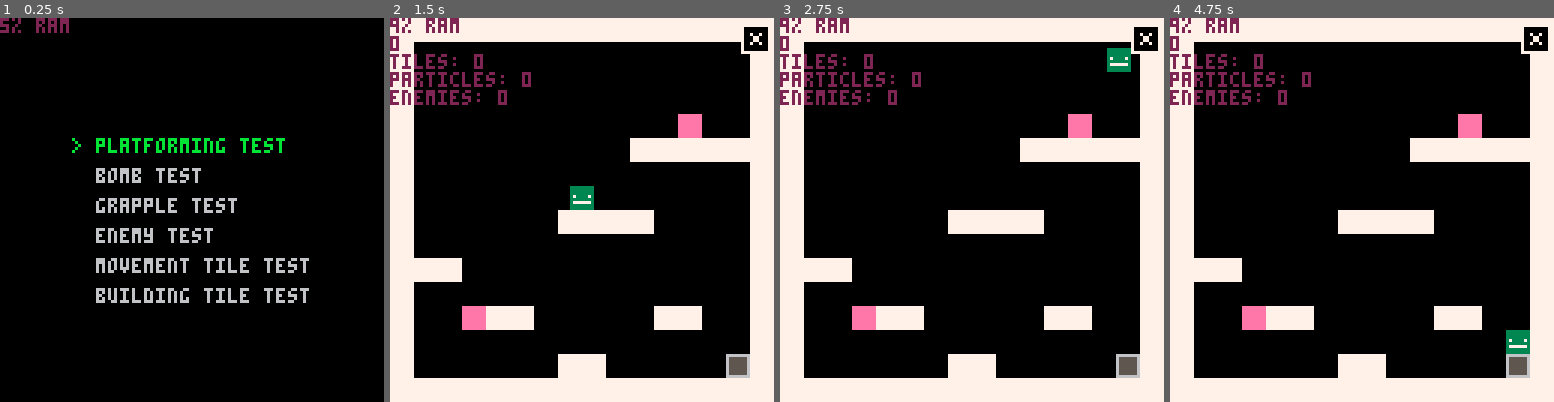
Above: before the commit, frames 1-4 (left to right).
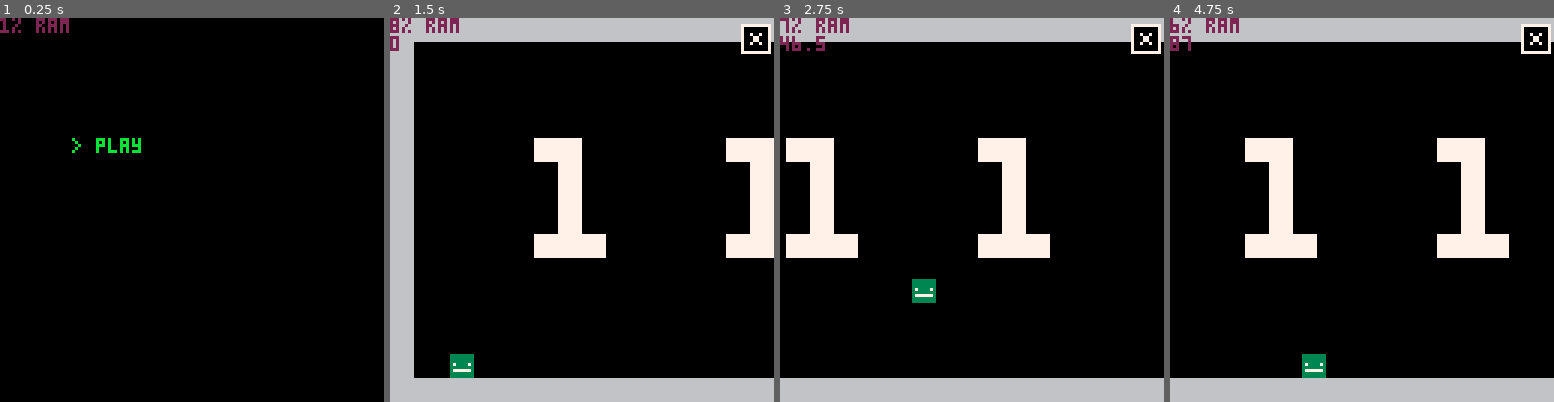
Above: after the commit, the same moments.

Repository: Bakawy/Pico_Games
Game: PICO-8 cartridge jump_game.p8
Two runs of this game, one before a commit and one after it. Both use one fixed random seed, a clock stepped at 60 frames per second and the inputs below.
Inputs:
- Up to frame 1 (0.25 s): no input
- Up to frame 2 (1.5 s): tap X (X key) at 0.33, 1.07 s; tap O (Z key) at 0.7 s
- Up to frame 3 (2.75 s): hold Right 1.6-2.1 s; tap O (Z key) at 1.7, 2.1, 2.5 s; tap X (X key) at 1.85 s; hold Up 2.15-2.42 s; hold Right from 2.47 s (still down)
- Up to frame 4 (4.75 s): tap O (Z key) every 0.4 s from 2.9 to 4.5 s; tap X (X key) at 2.97, 4.08 s; release Right at 3.03 s; hold Left 3.08-3.58 s; hold Down 3.63-3.97 s; hold Right 4.02-4.68 s; hold Up from 4.73 s (still down)

The runs differ from the first frame. In frame 1, 4.1% of the frame differs, in the area x 0-81%, y 0-75%; in frame 2, 32%; in frame 3, 36%; in frame 4, 37%, in the area x 0-100%, y 0-100%.

Commit message:
added level generation

Diff:
--- a/jump_game.p8
+++ b/jump_game.p8
@@ -9,7 +9,7 @@
 3 - floating
 Game States
 0 - main menu
-1 - game
+1 - game⬆️
 ]]
 #include scripts/jump_game/helper.lua
 #include scripts/jump_game/game.lua
@@ -208,8 +208,16 @@
 
 
 
+…(8 lines of a section not shown)…
 __gff__
-000000000000000000000000000000000303030303030303030303000000000000000000000000000000000000000000090d0c0d00000000000000000000000000000000000000000000000000000000000000000000000000000000000000000300000000000000000000000000000000000000000000000000000000000000
+000000000000000000000000000000000303030303030303030303000000000000000000000000000000000000000000090d0c0d10101010000000000000000000000000000000000000000000000000000000000000000000000000000000000300000000000000000000000000000000000000000000000000000000000000
 0000000000000000000000000000000000000000000000000000000000000000000000000000000000000000000000000000000000000000000000000000000000000000000000000000000000000000000000000000000000000000000000000000000000000000000000000000000000000000000000000000000000000000
 __map__
 0000000000000000000000000000000000000000000000000000000000000000000000000000000000000000000000000000000000000000000000000000000000000000000000000000000000000000000000000000000000000000000000000000000000000000000000000000000000000000000000000000000000000000
@@ -228,19 +236,19 @@
 0000000000000000000000000000000000000000000000000000000000000000000000000000000000000000000000000000000000000000000000000000000000000000000000000000000000000000000000000000000000000000000000000000000000000000000000000000000000000000000000000000000000000000
 0000000000000000000000000000000000000000000000000000000000000000000000000000000000000000000000000000000000000000000000000000000000000000000000000000000000000000000000000000000000000000000000000000000000000000000000000000000000000000000000000000000000000000
 0000000000000000000000000000000000000000000000000000000000000000000000000000000000000000000000000000000000000000000000000000000000000000000000000000000000000000000000000000000000000000000000000000000000000000000000000000000000000000000000000000000000000000
-3030303030303030303030303030303031313131313131313131313131313131303030303030303030303030303030303030303030303030303030303030303030303030303030303030303030303030303030303030303030303030303030300000000000000000000000000000000000000000000000000000000000000000
-3000000000000000000000000000003031000000000000000000000000000031300000000000000000000000000000303000000000000000000000000000003030000000000000000000000000000030300000000000000000000000000000300000000000000000000000000000000000000000000000000000000000000000
-3000000000000000000000000000003031000000000000000000000000000031300000000000000000000000000000303000000000000000000000000000003030000000000000000000000000000030300000000000000000000000000000300000000000000000000000000000000000000000000000000000000000000000
-3000000000000000000000000000003031000000000000000000000000000031300000000000000000000000000000303000000000000000000000000000003030000000000000000000000000000030300000000000000000000000000000300000000000000000000000000000000000000000000000000000000000000000
-3000000000000000000000001000003031000000000000000000000000000031300000000000000000000000000000303000000000000000000000000000003030000000000000000000000000000030300000000000000000000000000000300000000000000000000000000000000000000000000000000000000000000000
-3000000000000000000030303030303031000000000000000000000000000031300000000000000000000000000000303000000000000000000000000000003030000000000000000000000000000030300000000000000000000000000000300000000000000000000000000000000000000000000000000000000000000000
-3000000000000000000000000000003031000000000000000000000000000031300000000000000000000000000000303000000000000000000000000000003030000000000000000000000000000030300000000000000000000000000000300000000000000000000000000000000000000000000000000000000000000000
-3000000000000000000000000000003031000000000000000000000000003031300000000000000000000000000000303000000000000000000000000000003030000000000000000000000000000030300000000000000400000000000000300000000000000000000000000000000000000000000000000000000000000000
-3000000000000030303030000000003031000000000000000000000000303031300000000000000000000000000000303000000000000000000000000000003030000000000000000000000000000030300000000000000000000000000000300000000000000000000000000000000000000000000000000000000000000000
-3000000000000000000000000000003031000000000000000000000030303031300000000000000000000000000000303000000000000000000000000000003030000000000000000000000000000030300000000000000000000000000000300000000000000000000000000000000000000000000000000000000000000000
-3030300000000000000000000000003031000000000000000000003030303031300000000000000000000000000000303000000000000000000000500000003030000000000000000000000000000030300000000000000000000000000000300000000000000000000000000000000000000000000000000000000000000000
-3000000000000000000000000000003031111100000000000030303030303031300000000000000000000000000000303016000000000000000030303030303030000000000000000000000000000030300000000000000000000000000000300000000000000000000000000000000000000000000000000000000000000000
-300000103030000000000030300000303111111800000000303030303030303130000000000000000000000000000030301619000000000000000000000000303010000000000000000000000000003030101a000000000000000000000000300000000000000000000000000000000000000000000000000000000000000000
-3000000000000000000000000000003031111111000030303030303030303031301212000000000000000000000000303010100000000000000000000000003030131300000000000000000000000030301414000000000000000000000000300000000000000000000000000000000000000000000000000000000000000000
-3000000000000030300000000000143031111111003030303030303030303031301212000000000000000000000000303010100000000000000000000050003030131300000000000000000000151830301014170000000000000000000000300000000000000000000000000000000000000000000000000000000000000000
-3030303030303030303030303030303031313131313131313131313131313131303030303030303030303030303030303131313131313131313131313131313130303030303030303030303030303030303030303030303030303030303030300000000000000000000000000000000000000000000000000000000000000000
+3131313131313131313131313131313131313131313131313131313131313131313131313131313131313131313131313131313131000000000000000000000000000000000000000000000000000000000000000000000000000000000000000000000000000000000000000000000000000000000000000000000000000000
+0000000000000031310000000000000000000000000000313100000000000000000000000000000000000000000000000000000000000000000000000000000000000000000000000000000000000000000000000000000000000000000000000000000000000000000000000000000000000000000000000000000000000000
+0000000000000031310000000000000000000000000000313100000000000000000000000000000000000000000000000000000000000000000000000000000000000000000000000000000000000000000000000000000000000000000000000000000000000000000000000000000000000000000000000000000000000000
+0000000000000031313030003000300030303000303030313100000000000000000000000000000000000000000000000000000000000000000000000000000000000000000000000000000000000000000000000000000000000000000000000000000000000000000000000000000000000000000000000000000000000000
+0000000000000031313000003000300030003000300030313100000000000000000000000000000000000000000000000000000000000000000000000000000000000000000000000000000000000000000000000000000000000000000000000000000000000000000000000000000000000000000000000000000000000000
+0000000000000031313030003030300030003000303030313100000000000030300000000000003030300000000000000030303000000000000000000000000000000000000000000000000000000000000000000000000000000000000000000000000000000000000000000000000000000000000000000000000000000000
+0000000000000031310030003000300030003000300000313100000000000000300000000000000000300000000000000000003000000000000000000000000000000000000000000000000000000000000000000000000000000000000000000000000000000000000000000000000000000000000000000000000000000000
+0000000000000031313030003000300030303000300000313100000000000000300000000000003030300000000000000030303000000000000000000000000000000000000000000000000000000000000000000000000000000000000000000000000000000000000000000000000000000000000000000000000000000000
+0000000000000031310000000000000000000000000000313100000000000000300000000000003000000000000000000000003000000000000000000000000000000000000000000000000000000000000000000000000000000000000000000000000000000000000000000000000000000000000000000000000000000000
+0000000000000031310000000000000000000000000000313100000000000030303000000000003030300000000000000030303000000000000000000000000000000000000000000000000000000000000000000000000000000000000000000000000000000000000000000000000000000000000000000000000000000000
+0000000000000031310000000000000000000000000000313100000000000000000000000000000000000000000000000000000000000000000000000000000000000000000000000000000000000000000000000000000000000000000000000000000000000000000000000000000000000000000000000000000000000000
+0000000000000031310000000000000000000000000000313100000000000000000000000000000000000000000000000000000000000000000000000000000000000000000000000000000000000000000000000000000000000000000000000000000000000000000000000000000000000000000000000000000000000000
+0000000038390031310038390000000000000000000000313100000000000000000000000000000000000000000000000000000000000000000000000000000000000000000000000000000000000000000000000000000000000000000000000000000000000000000000000000000000000000000000000000000000000000
+0000000034350031310034350000000000000000000000313100000000000000000000000000000000000000000000000000000000000000000000000000000000000000000000000000000000000000000000000000000000000000000000000000000000000000000000000000000000000000000000000000000000000000
+0000000036370031310036370000000000000000000000313100000000700000000000007170000000000000000071700000000071000000000000000000000000000000000000000000000000000000000000000000000000000000000000000000000000000000000000000000000000000000000000000000000000000000
+3131313131313131313131313131313131313131313131313131313131313131313131313131313131313131313131313131313131000000000000000000000000000000000000000000000000000000000000000000000000000000000000000000000000000000000000000000000000000000000000000000000000000000
--- a/scripts/jump_game/environment.lua
+++ b/scripts/jump_game/environment.lua
@@ -3,7 +3,7 @@
 end
 
 function draw_environment()
-	map(0,0,0,0,16,16)
+	map()
 end
 
 function check_tile_stat(x, y, stat)
@@ -21,3 +21,55 @@
 		memcpy(dst_addr + row * map_w, src_addr + row * map_w, w)
 	end
 end
+
+function generate_level() --chunks must be on the same column
+	local chunks = get_chunks()
+	copy_map(24, 16, 0, 0, 5, 16)
+	local map_x = 4
+	local end_x = 127 - 8
+	while map_x < end_x do
+		local chunk = rnd(chunks)
+		if map_x + chunk.w >= end_x then
+			for i=0, end_x - map_x - 1 do
+				mset(map_x, 0, 49)
+				mset(map_x, 15, 49)
+				map_x += 1
+			end
+			break
+		end
+		copy_map(chunk.x, chunk.y, map_x, 0, chunk.w, 16)
+		map_x += chunk.w
+	end
+	copy_map(0, 16, map_x, 0, 8, 16)
+	local excluded_sprites = {112, 113}
+	for x=0, 127 do
+		for y=0, 15 do
+			if in_list(mget(x, y), excluded_sprites) then mset(x, y, 0) end
+		end
+	end
+end
+
+function get_chunks()
+	local chunks = {} --x, y, w
+	local current_chunk = {}
+	for col=1,3 do
+		local y = col*16
+		for row=0,127 do
+			local x = row
+			if current_chunk.x then --recording
+				if mget(x, y + 14) == 113 then
+					current_chunk.w = x - current_chunk.x + 1
+					add(chunks, current_chunk)
+					current_chunk = {}
+				end
+			else --looking
+				if mget(x, y + 14) == 112 then
+					current_chunk.x, current_chunk.y = x, y
+				end
+			end
+		end
+		assert(not (current_chunk.x or current_chunk.w), "couldnt find end block")
+	end
+	assert(#chunks != 0, "no chunks found")
+	return chunks
+end
--- a/scripts/jump_game/game.lua
+++ b/scripts/jump_game/game.lua
@@ -6,31 +6,34 @@
 	end,
 },{__index = _ENV})
 
-function init_game(environment)
+function init_game(type)
 	gravity = 0.3
-	player = Player:new()
-	game_state = 1
+	player = Player:new({x=24, y=119})
+	game_state = type + 1
 	thrown_tiles = {}
 	enemies = {}
 	particles = {}
-	load_environment(environment)
 	spawn_enemies()
+	memset(0x2000, 0, 128*16)
+	if type == 0 then --main game
+		--copy_map(0, 16, 0, 0, 8, 16)
+		generate_level()
+	elseif type == 1 then --shop
+		copy_map(8, 16, 0, 0, 16, 16)
+	end
 end
 
 function draw_debug()
+	camera()
 	print(flr(stat(1)*100).."% ram", 0, 0, 2)
+
 	if game_state == 1 then
-		print(player.x_velocity)
-		print("tiles: "..#thrown_tiles)
-		print("particles: "..#particles)
-		print("enemies: "..#enemies)
-		if thrown_tiles[1] then
-			print(thrown_tiles[1].grounded)
-		end
+		print(screen_left)
 	end
 end
 
 function draw_hud()
+	camera()
 	local size = 9
 	local margin = 2
 	rect(128 - margin - size, margin, 128 - margin, margin + size, 7)
--- a/scripts/jump_game/main.lua
+++ b/scripts/jump_game/main.lua
@@ -8,6 +8,7 @@
     O=4
     X=5
 	water_tile_radius = 24
+	screen_left = 0
 
 	init_menu()
 
@@ -23,6 +24,10 @@
 		move_tiles()
 		move_enemies()
 		update_particles()
+	elseif game_state == 2 then
+		player:move()
+		move_tiles()
+		update_particles()
 	end
 end
 
@@ -30,6 +35,13 @@
 	if game_state == 0 then
 		draw_menu()
 	elseif game_state == 1 then
+		local player_range = {24, 48}
+		if player.x - screen_left < player_range[1] then
+			screen_left = mid(0, player.x - player_range[1], 888)
+		elseif player.x - screen_left > player_range[2] then
+			screen_left = mid(0, player.x - player_range[2], 888)
+		end
+		camera(screen_left, 0)
 		draw_thrown_tile_effects()
 		draw_environment()
 		draw_thrown_tiles()
@@ -37,6 +49,13 @@
 		draw_enemies()
 		draw_particles()
 		draw_hud()
+	elseif game_state == 2 then
+		draw_thrown_tile_effects()
+		draw_environment()
+		draw_thrown_tiles()
+		player:draw()
+		draw_particles()
+		draw_hud()
 	end
 	draw_debug()
 end
--- a/scripts/jump_game/menu.lua
+++ b/scripts/jump_game/menu.lua
@@ -1,6 +1,7 @@
 function init_menu()
-	menu_items = {"platforming test", "bomb test", "grapple test", "enemy test", "movement tile test", "building tile test"}
+	menu_items = {"play"}
     menu_text = {}
+    camera()
     selected = 1
     disableinput = 30
 	game_state = 0
@@ -18,25 +19,13 @@
     if selected > #menu_items then selected = 1 end
 
     if (btnp(4) or btnp(5)) and disableinput <= 0 then
-        if menu_items[selected] == "platforming test" then
+        if menu_items[selected] == "play" then
             init_game(0)
-		elseif menu_items[selected] == "bomb test" then
-            init_game(1)
-		elseif menu_items[selected] == "grapple test" then
-            init_game(2)
-		elseif menu_items[selected] == "enemy test" then
-            init_game(3)
-        elseif menu_items[selected] == "movement tile test" then
-            init_game(4)
-        elseif menu_items[selected] == "building tile test" then
-            init_game(5)
-		end
+        end
     end
 end
 
 function draw_menu()
-    cls()
-
     for i, item in ipairs(menu_text) do
         print(item, 0, i * 10, 7)
     end
@@ -51,3 +40,7 @@
         end
     end
 end
+
+function old_load_environment(index)
+	copy_map(index * 16, 16, 0, 0, 16, 16)
+end
--- a/scripts/jump_game/player.lua
+++ b/scripts/jump_game/player.lua
@@ -37,7 +37,11 @@
 		if grabbing == 21 then
 			y_velocity = min(y_velocity, 1)
 		end
-		if mget(coordinate_to_tile(x, y)) == 50 then
+		if (
+			mget(coordinate_to_tile(x - 3, y)) == 50 or
+			mget(coordinate_to_tile(x, y)) == 50 or
+			mget(coordinate_to_tile(x + 3, y)) == 50
+		) then
 			if y_velocity > 0 then y_velocity *= 0.7 end
 			cayote_time = max_cayote_time
 		end
@@ -166,6 +170,10 @@
 		elseif btn(R) then
 			x_velocity += speed
 			facing = R
+		end
+
+		if btnp(U) and check_tile_stat(x, y, 4) then
+			init_game(game_state % 2)
 		end
 
 		if false then
Not shown, changed: 24 lines of the sprite sheet (__gfx__) section of jump_game.p8
Not shown, changed: index.html
Not shown, added: pages/jump_game_new.html
Not shown, added: pages/jump_game_new.js
